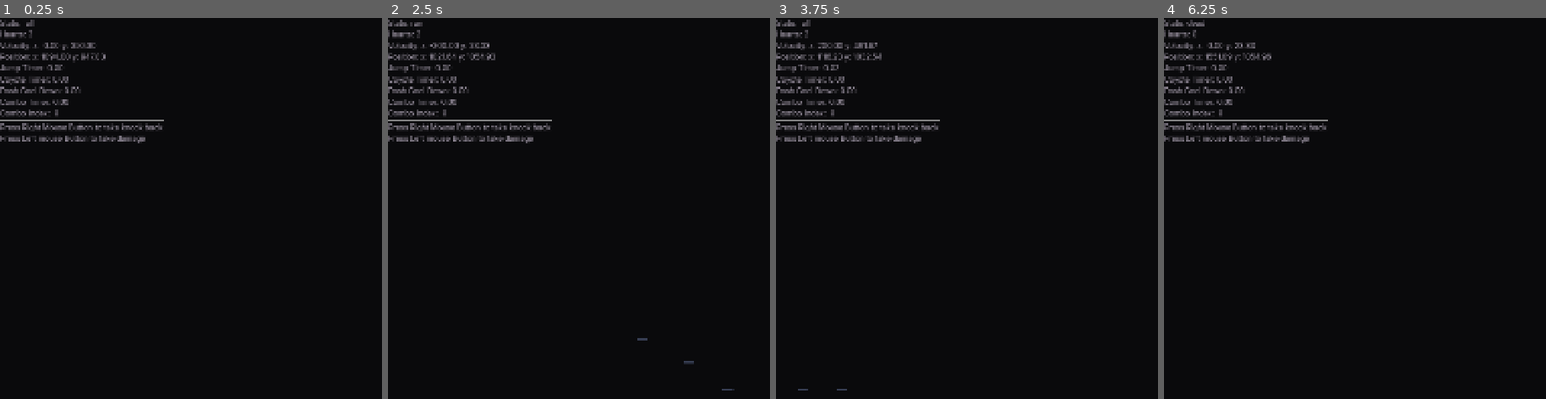
Above: before the commit, frames 1-4 (left to right).
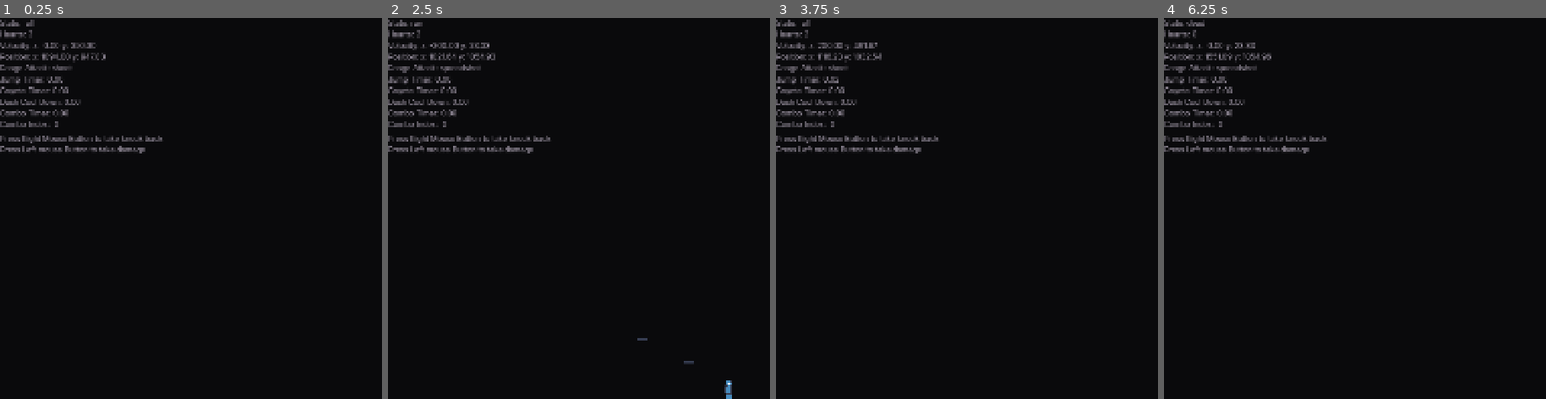
Above: after the commit, the same moments.

Repository: SinaMajdieh/boss-room
Game: Godot game, scene res://scenes/level.tscn
Two runs of this game, one before a commit and one after it. Both use one fixed random seed, a clock stepped at 60 frames per second and the inputs below. The engine's default icon, where the game draws it, is replaced by a stand-in: a white triangle on a blue panel in a dark square.
Inputs (mouse positions are in pixels of both pictures, inside the frame that each line leads up to):
- Up to frame 1 (0.25 s): no input
- Up to frame 2 (2.5 s): move the mouse to (outside the picture) at 0.52 s; hold D (move_right) 0.53-2.03 s; click (outside the picture) at 0.6 s; tap Space (jump) at 0.77, 1.07, 1.52, 1.82 s; tap Shift (dash) at 0.8, 1.35 s; move the mouse to (590, 227) at 1.27 s; tap Right (shoot) at 1.55 s; move the mouse to (outside the picture) at 2.02 s; hold A (move_left) from 2.03 s (still down); hold Right (shoot) from 2.03 s (still down); tap Tab (cycle_attack, bound only after the commit) at 2.3 s
- Up to frame 3 (3.75 s): move the mouse to (1081, 284) at 2.77 s; release A (move_left) at 2.78 s; release Right (shoot) at 2.78 s; hold D (move_right) from 2.78 s (still down); tap Tab (cycle_attack, bound only after the commit) at 2.85 s; tap Space (jump) at 3.02, 3.05, 3.32 s; move the mouse to (outside the picture) at 3.52 s; hold Space (jump) from 3.53 s (still down)
- Up to frame 4 (6.25 s): click (outside the picture) at 3.8 s; move the mouse to (1297, 151) at 4.27 s; release D (move_right) at 4.28 s; release Space (jump) at 4.28 s; hold A (move_left) 4.28-5.03 s; right-click (1297, 151) at 4.35 s; tap Space (jump) at 4.52, 4.82, 6.02 s; tap Shift (dash) at 4.55, 5.85 s; move the mouse to (1534, 208) at 5.02 s; hold D (move_right) 5.03-5.78 s; hold Right (shoot) 5.03-5.78 s; click (1534, 208) at 5.1 s; tap Enter at 5.75 s; move the mouse to (1400, 113) at 5.77 s; hold A (move_left) from 5.78 s (still down); tap Tab (cycle_attack, bound only after the commit) at 6.05 s

The runs differ from the first frame. In frame 1, 2.1% of the frame differs, in the area x 0-43%, y 12-36%; in frame 2, 2.3%, in the area x 0-91%, y 12-100%; in frame 3, 2.2%; in frame 4, 2.2%.

Commit message:
Implement range attack mechanics and associated UI updates

Diff:
--- a/project.godot
+++ b/project.godot
@@ -22,7 +22,6 @@
 
 window/size/viewport_width=1920
 window/size/viewport_height=1080
-window/size/mode=3
 window/stretch/mode="canvas_items"
 
 [global_group]
@@ -90,6 +89,11 @@
 "deadzone": 0.2,
 "events": []
 }
+cycle_attack={
+"deadzone": 0.2,
+"events": [Object(InputEventKey,"resource_local_to_scene":false,"resource_name":"","device":-1,"window_id":0,"alt_pressed":false,"shift_pressed":false,"ctrl_pressed":false,"meta_pressed":false,"pressed":false,"keycode":0,"physical_keycode":4194306,"key_label":0,"unicode":0,"location":0,"echo":false,"script":null)
+]
+}
 
 [layer_names]
 
--- /dev/null
+++ b/scenes/bullet/player_spread_bullet.tscn
@@ -0,0 +1,22 @@
+[gd_scene format=3 uid="uid://cg6nb2553020a"]
+
+[ext_resource type="Script" uid="uid://ujfgegord43b" path="res://scripts/bullet/base_bullet.gd" id="1_swatm"]
+[ext_resource type="Texture2D" uid="uid://cukso4rdmf0aw" path="res://assets/icon.svg" id="2_4jieq"]
+
+[sub_resource type="RectangleShape2D" id="RectangleShape2D_y25gk"]
+
+[node name="Bullet" type="Area2D" unique_id=716996682]
+collision_layer = 0
+collision_mask = 6
+script = ExtResource("1_swatm")
+damage = 150
+life_time = 0.4
+
+[node name="Icon" type="Sprite2D" parent="." unique_id=656665598]
+scale = Vector2(0.15, 0.15)
+texture = ExtResource("2_4jieq")
+region_rect = Rect2(0, 0, 100, 20)
+
+[node name="CollisionShape2D" type="CollisionShape2D" parent="." unique_id=1646836112]
+shape = SubResource("RectangleShape2D_y25gk")
+debug_color = Color(0.9567625, 0.13681394, 0.4061483, 0.41960785)
--- a/scenes/player.tscn
+++ b/scenes/player.tscn
@@ -10,6 +10,7 @@
 [ext_resource type="Script" uid="uid://cljew3m8klo23" path="res://scripts/player/health.gd" id="4_3v2ag"]
 [ext_resource type="Script" uid="uid://c6hexh55a2fm1" path="res://scripts/player/movement/hollow_knight_movemnt.gd" id="4_oprun"]
 [ext_resource type="Script" uid="uid://hho1luvqsprw" path="res://scripts/player/states/run.gd" id="4_vgqql"]
+[ext_resource type="Script" uid="uid://jsuplbx4pun" path="res://scripts/player/range_attacks.gd" id="5_4ni07"]
 [ext_resource type="Script" uid="uid://y6wiowo66kps" path="res://scripts/player/states/fall.gd" id="5_x3wgy"]
 [ext_resource type="Script" uid="uid://bibmucmc3ek0s" path="res://scripts/player/states/jump.gd" id="6_3smsa"]
 [ext_resource type="Script" uid="uid://ds6sl1fngx7d2" path="res://scripts/player/states/dash.gd" id="7_y4r1p"]
@@ -19,8 +20,10 @@
 [ext_resource type="Script" uid="uid://bfh8p6strnncc" path="res://scripts/player/states/attack.gd" id="13_oprun"]
 [ext_resource type="Script" uid="uid://wcdeyv42a46g" path="res://scripts/player/states/hurt.gd" id="16_fulsm"]
 [ext_resource type="Script" uid="uid://l42xhwl3ax14" path="res://scripts/player/states/shoot.gd" id="17_4r5pv"]
-[ext_resource type="PackedScene" uid="uid://cd37l1vht40qa" path="res://scenes/bullet/player_bullet.tscn" id="18_60mlk"]
+[ext_resource type="PackedScene" uid="uid://cd37l1vht40qa" path="res://scenes/bullet/player_base_bullet.tscn" id="18_60mlk"]
 [ext_resource type="Script" uid="uid://cs0da4yxpnw6y" path="res://scripts/player/states/fall_no_coyote.gd" id="19_i4ail"]
+[ext_resource type="Script" uid="uid://nvenrkkutn2i" path="res://scripts/player/states/spread_shot.gd" id="20_4ni07"]
+[ext_resource type="PackedScene" uid="uid://cg6nb2553020a" path="res://scenes/bullet/player_spread_bullet.tscn" id="21_l71n6"]
 
 [sub_resource type="CapsuleShape2D" id="CapsuleShape2D_kpjcp"]
 height = 50.0
@@ -219,7 +222,7 @@
 [sub_resource type="CircleShape2D" id="CircleShape2D_a8ls1"]
 radius = 32.205048
 
-[node name="Player" type="CharacterBody2D" unique_id=1670544063 node_paths=PackedStringArray("movement", "health", "state_machine", "collision_controller", "attack_animation_player", "jump_timer", "coyote_timer", "combo_timer", "hurt_timer", "shoot_cool_down") groups=["player"]]
+[node name="Player" type="CharacterBody2D" unique_id=1670544063 node_paths=PackedStringArray("movement", "health", "state_machine", "collision_controller", "attack_animation_player", "range_attacks", "jump_timer", "coyote_timer", "combo_timer", "hurt_timer", "shoot_cool_down") groups=["player"]]
 z_index = 1
 collision_mask = 5
 script = ExtResource("1_xhfnw")
@@ -228,6 +231,7 @@
 state_machine = NodePath("StateMachine")
 collision_controller = NodePath("PlayerCollisionController")
 attack_animation_player = NodePath("Attacks/AttackAnimationPlayer")
+range_attacks = NodePath("PlayerRangeAttacks")
 jump_timer = NodePath("Timers/JumpTimer")
 coyote_timer = NodePath("Timers/CoyoteTimer")
 combo_timer = NodePath("Timers/Combo")
@@ -342,6 +346,10 @@
 shape = SubResource("CircleShape2D_a8ls1")
 disabled = true
 debug_color = Color(0.35686275, 0.17254902, 0.2, 1)
+
+[node name="PlayerRangeAttacks" type="Node" parent="." unique_id=133369786 node_paths=PackedStringArray("attack_states")]
+script = ExtResource("5_4ni07")
+attack_states = [NodePath("../StateMachine/Shoot"), NodePath("../StateMachine/SpreadShot")]
 
 [node name="PlayerCollisionController" type="Node" parent="." unique_id=708365361 node_paths=PackedStringArray("collisions", "hit_boxes")]
 script = ExtResource("2_d2wvv")
@@ -423,6 +431,12 @@
 player = NodePath("../..")
 metadata/_custom_type_script = "uid://dg6fyq3asbqgo"
 
+[node name="SpreadShot" type="Node" parent="StateMachine" unique_id=1317234253 node_paths=PackedStringArray("player")]
+script = ExtResource("20_4ni07")
+player_bullet_scene = ExtResource("21_l71n6")
+player = NodePath("../..")
+metadata/_custom_type_script = "uid://dg6fyq3asbqgo"
+
 [node name="Fall_No_Coyote" type="Node" parent="StateMachine" unique_id=27932359]
 script = ExtResource("19_i4ail")
 metadata/_custom_type_script = "uid://dg6fyq3asbqgo"
--- a/scenes/player_debug_menu.tscn
+++ b/scenes/player_debug_menu.tscn
@@ -1,16 +1,17 @@
-[gd_scene load_steps=10 format=3 uid="uid://e0yemhp07eov"]
+[gd_scene format=3 uid="uid://e0yemhp07eov"]
 
 [ext_resource type="Script" uid="uid://bxw45vtmgp7x6" path="res://scripts/player_debug_menu/player_state.gd" id="1_1xyl6"]
 [ext_resource type="Script" uid="uid://bshjho61pkluw" path="res://scripts/player_debug_menu/jump_timer.gd" id="2_8bl0l"]
 [ext_resource type="Script" uid="uid://xhibhf685shx" path="res://scripts/player_debug_menu/health.gd" id="2_avxac"]
 [ext_resource type="Script" uid="uid://dr108mbhicaai" path="res://scripts/player_debug_menu/velocity.gd" id="2_r4825"]
 [ext_resource type="Script" uid="uid://l75vk7eqalfp" path="res://scripts/player_debug_menu/position.gd" id="3_fl6t8"]
+[ext_resource type="Script" uid="uid://c12es5mc3ga5g" path="res://scripts/player_debug_menu/range_attack.gd" id="5_3a78k"]
 [ext_resource type="Script" uid="uid://wk6fb421aysx" path="res://scripts/player_debug_menu/coyote_timer.gd" id="5_fl6t8"]
 [ext_resource type="Script" uid="uid://btmo8x4etyw0w" path="res://scripts/player_debug_menu/dash_cool_down.gd" id="6_0cfry"]
 [ext_resource type="Script" uid="uid://c0wobme8s8kxw" path="res://scripts/player_debug_menu/combo_timer.gd" id="8_imwfo"]
 [ext_resource type="Script" uid="uid://b8i2h7f1uy0ac" path="res://scripts/player_debug_menu/combo_index.gd" id="9_hbebu"]
 
-[node name="PlayerDebugMenu" type="Control"]
+[node name="PlayerDebugMenu" type="Control" unique_id=1921750732]
 layout_mode = 3
 anchors_preset = 15
 anchor_right = 1.0
@@ -20,78 +21,85 @@
 size_flags_horizontal = 3
 size_flags_vertical = 3
 
-[node name="VBoxContainer" type="VBoxContainer" parent="."]
+[node name="VBoxContainer" type="VBoxContainer" parent="." unique_id=11153017]
 layout_mode = 0
 offset_right = 40.0
 offset_bottom = 40.0
 
-[node name="State" type="Label" parent="VBoxContainer"]
+[node name="State" type="Label" parent="VBoxContainer" unique_id=1654638368]
 layout_mode = 2
 theme_override_colors/font_color = Color(0.65882355, 0.62352943, 0.6862745, 1)
 theme_override_font_sizes/font_size = 22
 text = "State: "
 script = ExtResource("1_1xyl6")
 
-[node name="Health" type="Label" parent="VBoxContainer"]
+[node name="Health" type="Label" parent="VBoxContainer" unique_id=1006264622]
 layout_mode = 2
 theme_override_colors/font_color = Color(0.65882355, 0.62352943, 0.6862745, 1)
 theme_override_font_sizes/font_size = 22
 text = "Hearts: "
 script = ExtResource("2_avxac")
 
-[node name="Velocity" type="Label" parent="VBoxContainer"]
+[node name="Velocity" type="Label" parent="VBoxContainer" unique_id=1671053926]
 layout_mode = 2
 theme_override_colors/font_color = Color(0.65882355, 0.62352943, 0.6862745, 1)
 theme_override_font_sizes/font_size = 22
 text = "Velocity: "
 script = ExtResource("2_r4825")
 
-[node name="Position" type="Label" parent="VBoxContainer"]
+[node name="Position" type="Label" parent="VBoxContainer" unique_id=1957335914]
 layout_mode = 2
 theme_override_colors/font_color = Color(0.65882355, 0.62352943, 0.6862745, 1)
 theme_override_font_sizes/font_size = 22
 text = "Position: "
 script = ExtResource("3_fl6t8")
 
-[node name="JumpTimer" type="Label" parent="VBoxContainer"]
+[node name="RangeAttack" type="Label" parent="VBoxContainer" unique_id=139898032]
+layout_mode = 2
+theme_override_colors/font_color = Color(0.65882355, 0.62352943, 0.6862745, 1)
+theme_override_font_sizes/font_size = 22
+text = "Range Attack: "
+script = ExtResource("5_3a78k")
+
+[node name="JumpTimer" type="Label" parent="VBoxContainer" unique_id=734393690]
 layout_mode = 2
 theme_override_colors/font_color = Color(0.65882355, 0.62352943, 0.6862745, 1)
 theme_override_font_sizes/font_size = 22
 text = "Jump Timer: "
 script = ExtResource("2_8bl0l")
 
-[node name="CoyoteTimer" type="Label" parent="VBoxContainer"]
+[node name="CoyoteTimer" type="Label" parent="VBoxContainer" unique_id=1034790163]
 layout_mode = 2
 theme_override_colors/font_color = Color(0.65882355, 0.62352943, 0.6862745, 1)
 theme_override_font_sizes/font_size = 22
 text = "Coyote Timer: "
 script = ExtResource("5_fl6t8")
 
-[node name="DashCoolDown" type="Label" parent="VBoxContainer"]
+[node name="DashCoolDown" type="Label" parent="VBoxContainer" unique_id=1366814897]
 layout_mode = 2
 theme_override_colors/font_color = Color(0.65882355, 0.62352943, 0.6862745, 1)
 theme_override_font_sizes/font_size = 22
 text = "Dash Cool Down: "
 script = ExtResource("6_0cfry")
 
-[node name="ComboTimer" type="Label" parent="VBoxContainer"]
+[node name="ComboTimer" type="Label" parent="VBoxContainer" unique_id=498570352]
 layout_mode = 2
 theme_override_colors/font_color = Color(0.65882355, 0.62352943, 0.6862745, 1)
 theme_override_font_sizes/font_size = 22
 text = "Combo Timer: "
 script = ExtResource("8_imwfo")
 
-[node name="ComboIndex" type="Label" parent="VBoxContainer"]
+[node name="ComboIndex" type="Label" parent="VBoxContainer" unique_id=817900932]
 layout_mode = 2
 theme_override_colors/font_color = Color(0.65882355, 0.62352943, 0.6862745, 1)
 theme_override_font_sizes/font_size = 22
 text = "Combo Index: "
 script = ExtResource("9_hbebu")
 
-[node name="HSeparator" type="HSeparator" parent="VBoxContainer"]
+[node name="HSeparator" type="HSeparator" parent="VBoxContainer" unique_id=1028999273]
 layout_mode = 2
 
-[node name="Info" type="Label" parent="VBoxContainer"]
+[node name="Info" type="Label" parent="VBoxContainer" unique_id=2046936105]
 layout_mode = 2
 theme_override_colors/font_color = Color(0.65882355, 0.62352943, 0.6862745, 1)
 theme_override_font_sizes/font_size = 22
--- a/scripts/bullet/base_bullet.gd
+++ b/scripts/bullet/base_bullet.gd
@@ -4,7 +4,7 @@
 @export var speed: float = 800.0
 @export var direction: Vector2 = Vector2.RIGHT
 @export var damage: int = 1
-@export var lifetime: float = 2.0
+@export var life_time: float = 2.0
 
 func _ready() -> void:
     area_entered.connect(on_hit)
@@ -12,8 +12,8 @@
 
 func _process(delta: float) -> void:
     position += direction.normalized() * speed * delta
-    lifetime -= delta
-    if lifetime <= 0.0:
+    life_time -= delta
+    if life_time <= 0.0:
         queue_free()
 
 ## Handles collision with targets and applies damage.
--- a/scripts/player/player.gd
+++ b/scripts/player/player.gd
@@ -7,6 +7,7 @@
 @export var state_machine: StateMachine
 @export var collision_controller: PlayerCollisionController
 @export var attack_animation_player: AnimationPlayer
+@export var range_attacks: PlayerRangeAttacks
 
 @export_category("Timers")
 @export var jump_timer: Timer
--- /dev/null
+++ b/scripts/player/range_attacks.gd
@@ -0,0 +1,28 @@
+extends Node
+class_name PlayerRangeAttacks
+
+@export var attack_states: Array[PlayerState] = []
+
+var current_attack_index: int = 0
+
+## Cycles to the advance_attack attack state in the array.
+func advance_attack() -> void:
+    if attack_states.is_empty():
+        return
+    current_attack_index = (current_attack_index + 1) % attack_states.size()
+
+## Returns the currently active attack state, or null if no attacks are available.
+func get_current_attack_state() -> PlayerState:
+    if attack_states.is_empty():
+        return null
+    return attack_states.get(current_attack_index)
+
+## Returns the name of the current attack, or "None" if no attack is active.
+func get_attack_name() -> String:
+    var current_state = get_current_attack_state()
+    return current_state.name.to_lower() if current_state else "none"
+
+## Handles input to cycle to the advance_attack attack when the "next_attack" action is pressed.
+func _input(event: InputEvent) -> void:
+    if event.is_action_pressed("cycle_attack"):
+        advance_attack()
--- a/scripts/player/states/player_state.gd
+++ b/scripts/player/states/player_state.gd
@@ -4,32 +4,38 @@
 @export_category("Components")
 @export var player: Player
 
+
 ## Checks if the player is moving and on the floor, transitions to run state if true.
 func check_movement_input() -> void:
 	if PlayerInput.get_direction() != 0 and player.is_on_floor():
 		transition_to("run")
+
 
 ## Checks if the player is falling, transitions to fall state if velocity is downward.
 func check_falling() -> void:
 	if not player.is_on_floor() and player.velocity.y > 0.0:
 		transition_to("fall")
 
+
 ## Checks if jump input is active, transitions to jump state if jump timer is running.
 func check_jump_input() -> void:
 	if not player.jump_timer.is_stopped():
 		transition_to("jump")
+
 
 ## Checks if dash input was triggered, transitions to dash state if true.
 func check_dash() -> void:
 	if PlayerInput.just_dashed():
 		transition_to("dash")
 
+
 ## Checks if attack input was triggered, transitions to attack state if true.
 func check_attack() -> void:
 	if PlayerInput.just_attacked():
 		transition_to("attack")
 
+
 ## Checks if shoot input is active and cooldown is ready, transitions to shoot state if true.
 func check_shoot() -> void:
 	if PlayerInput.is_shooting() and player.shoot_cool_down.is_stopped():
-		transition_to("shoot")
+		transition_to(player.range_attacks.get_attack_name())
--- a/scripts/player/states/shoot.gd
+++ b/scripts/player/states/shoot.gd
@@ -6,30 +6,34 @@
 @export_category("Parameters")
 @export var shoot_cool_down_time: float = 0.1
 
-# Instantiates a bullet, positions it relative to the player, and transitions to the appropriate state
+
+# Instantiates a bullet, positions it relative to the player,
+# and transitions to the appropriate state
 func enter(_previous_state: String) -> void:
-    # Create bullet instance and configure its properties
-    var bullet_instance: BaseBullet = player_bullet_scene.instantiate() as BaseBullet
-    var shoot_direction: Vector2 = PlayerInput.get_looking_direction()
-    bullet_instance.position = player.global_position + shoot_direction * 16.0
-    bullet_instance.direction = shoot_direction
+	# Create bullet instance and configure its properties
+	var bullet_instance: BaseBullet = player_bullet_scene.instantiate() as BaseBullet
+	var shoot_direction: Vector2 = PlayerInput.get_looking_direction()
+	bullet_instance.position = player.global_position + shoot_direction * 16.0
+	bullet_instance.direction = shoot_direction
 
-    # Add bullet to the scene
-    get_tree().current_scene.add_child(bullet_instance)
+	# Add bullet to the scene
+	get_tree().current_scene.add_child(bullet_instance)
 
-    # Start cooldown to prevent rapid firing
-    player.shoot_cool_down.start(shoot_cool_down_time)
+	# Start cooldown to prevent rapid firing
+	player.shoot_cool_down.start(shoot_cool_down_time)
 
-    # Transition based on player's grounded state
-    if player.is_on_floor():
-        transition_to("idle")
-    else:
-        transition_to("fall_no_coyote")
+	# Transition based on player's grounded state
+	if player.is_on_floor():
+		transition_to("idle")
+	else:
+		transition_to("fall_no_coyote")
+
 
 # Handles player movement while in shoot state
 func on_process(delta: float) -> void:
-    player.movement.apply_movement(delta)
+	player.movement.apply_movement(delta)
+
 
 # Prevents state transitions until the cooldown timer expires
 func can_transition() -> bool:
-    return player.shoot_cool_down.is_stopped()
+	return player.shoot_cool_down.is_stopped()
--- /dev/null
+++ b/scripts/player/states/spread_shot.gd
@@ -0,0 +1,37 @@
+extends PlayerState
+
+@export_category("Components")
+@export var player_bullet_scene: PackedScene
+
+@export_category("Parameters")
+@export var shoot_cool_down_time: float = 0.1
+
+
+## Creates and fires three bullets in a spread pattern, then transitions to idle or fall state.
+func enter(_previous_state: String) -> void:
+	var spread_shot_angles: Array = [-15, 0, 15]
+	for angle in spread_shot_angles:
+		var bullet_instance: BaseBullet = player_bullet_scene.instantiate() as BaseBullet
+		var shoot_direction: Vector2 = PlayerInput.get_looking_direction().rotated(
+			deg_to_rad(angle)
+		)
+		bullet_instance.position = player.global_position + shoot_direction * 16.0
+		bullet_instance.direction = shoot_direction
+		get_tree().current_scene.add_child(bullet_instance)
+
+	player.shoot_cool_down.start(shoot_cool_down_time)
+
+	if player.is_on_floor():
+		transition_to("idle")
+	else:
+		transition_to("fall_no_coyote")
+
+
+## Applies player movement physics each frame.
+func on_process(delta: float) -> void:
+	player.movement.apply_movement(delta)
+
+
+## Returns true when the shoot cooldown has finished, allowing state transitions.
+func can_transition() -> bool:
+	return player.shoot_cool_down.is_stopped()
--- /dev/null
+++ b/scripts/player_debug_menu/range_attack.gd
@@ -0,0 +1,15 @@
+extends Label
+
+var player: Player
+
+func _ready() -> void:
+	player = get_tree().get_nodes_in_group("player")[0]
+	if not player:
+		push_warning("[]Player Debug Menu: Player Range Attack]: No player was found")
+		return
+
+func _process(_delta):
+	if player:
+		text = "Range Attack: %s" % player.range_attacks.get_attack_name()
+	else :
+		text = "Range Attack: None"
--- a/scripts/state_machine/node_state.gd
+++ b/scripts/state_machine/node_state.gd
@@ -7,28 +7,34 @@
 ## Emitted when transitioning from one state to another
 signal transition(from_state_name: String, to_state_name: String)
 
+
 ## Called every frame. Override in subclasses for frame-based logic
 func on_process(_delta: float) -> void:
-    pass
+	pass
+
 
 ## Called every physics frame. Override in subclasses for physics-based logic
 func on_physics_process(_delta: float) -> void:
-    pass
+	pass
+
 
 ## Called when entering this state
 func enter(_previous_state: String) -> void:
-    if debug:
-        print_rich("[color=green]Entered %s State" % name)
+	if debug:
+		print_rich("[color=green]Entered %s State" % name)
+
 
 ## Called when exiting this state
 func exit() -> void:
-    if debug:
-        print_rich("[color=red]Exited %s State" % name)
+	if debug:
+		print_rich("[color=red]Exited %s State" % name)
+
 
 ## Override to define conditions that allow transitioning away from this state
 func can_transition() -> bool:
-    return true
+	return true
+
 
 ## Emits transition signal to request a state change
 func transition_to(state_name: String) -> void:
-    transition.emit(name, state_name)
+	transition.emit(name, state_name)
Renamed: scenes/bullet/player_bullet.tscn -> scenes/bullet/player_base_bullet.tscn
Not shown, added: scripts/player/range_attacks.gd.uid
Not shown, added: scripts/player/states/spread_shot.gd.uid
Not shown, added: scripts/player_debug_menu/range_attack.gd.uid
